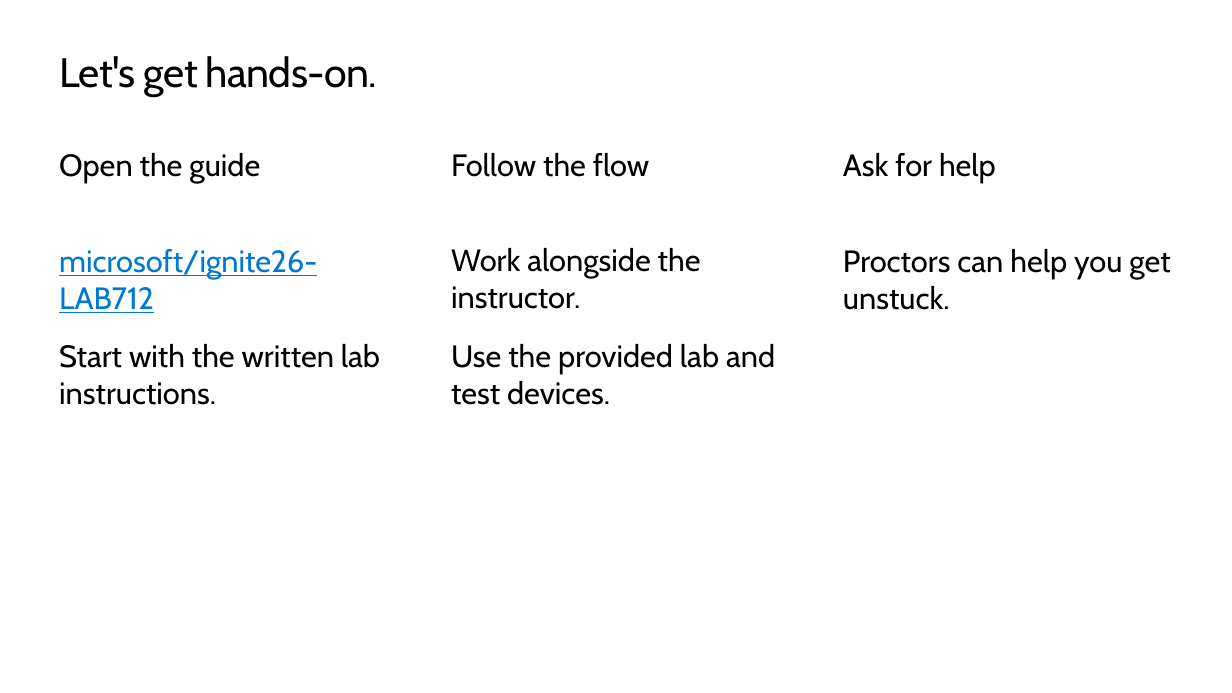
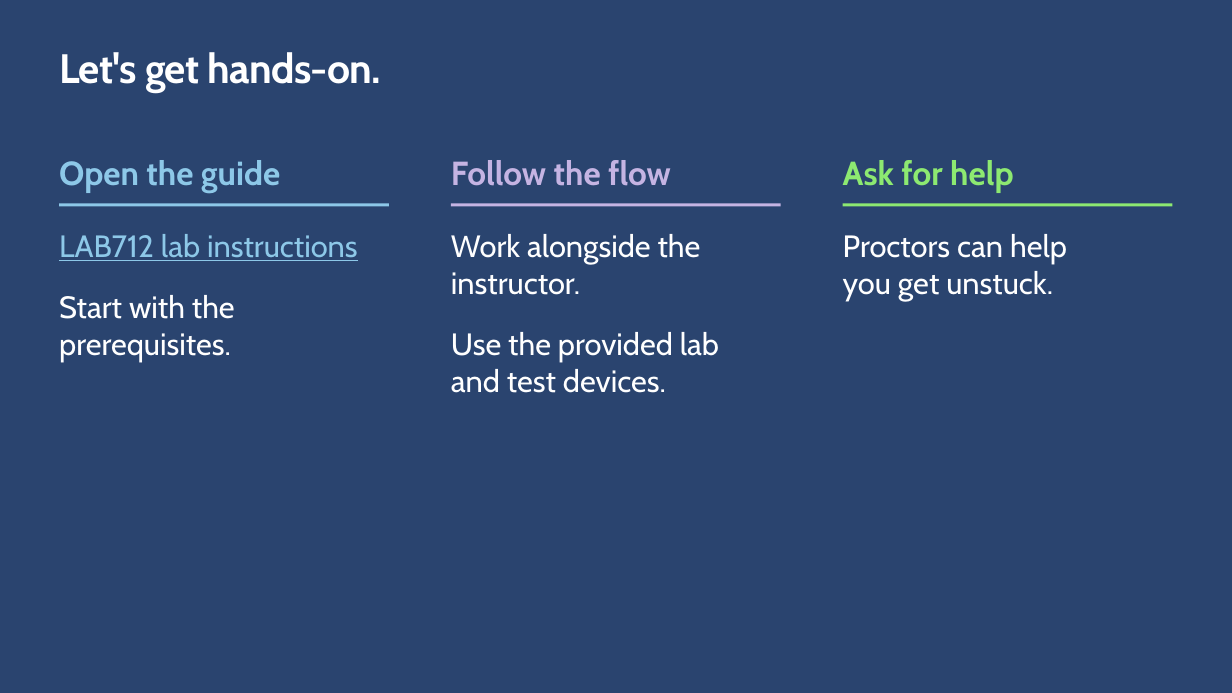
Before and after one commit to microsoft/ignite26-LAB712, a slide deck: slide 5 of docs/slides/LAB712-context-Ignite-2026.pptx (slide 7 before the commit). Drawn at 1232x693 pixels with LibreOffice and Linux fonts; fonts in the diff are those of the drawing; background and template pictures are left out. Boxes give left, top, right and bottom in pixels: in the first picture for what was removed or moved away, otherwise in the second. Text is boxed around its words. In the diff, an @@ line names an element or a change of style, - is before the commit and + after.

```diff
--- a/docs/slides/LAB712-context-Ignite-2026.pptx
+++ b/docs/slides/LAB712-context-Ignite-2026.pptx
@@ background #FFFFFF to #2A446F @@
@@ title "Let's get hands-on." at (59, 52, 381, 93): text colour #000000 to #FFFFFF, bold on; more space between paragraphs @@
@@ text "Open the guide": place and size @@
-text "Open the guide" at (59, 153, 260, 182)
+text "Open the guide" at (59, 160, 280, 194)
@@ text "Open the guide" at (59, 160, 280, 194): size 24 to 26 pt, text colour #000000 to #8DC8E8, bold on; more space between paragraphs @@
@@ text "Follow the flow": place and size @@
-text "Follow the flow" at (451, 153, 649, 177)
+text "Follow the flow" at (451, 160, 671, 186)
@@ text "Follow the flow" at (451, 160, 671, 186): size 24 to 26 pt, text colour #000000 to #C5B4E3, bold on; more space between paragraphs @@
@@ text "Ask for help": place and size @@
-text "Ask for help" at (843, 153, 996, 182)
+text "Ask for help" at (843, 160, 1013, 193)
@@ text "Ask for help" at (843, 160, 1013, 193): size 24 to 26 pt, text colour #000000 to #8DE971, bold on; more space between paragraphs @@
@@ rectangle added at (59, 203, 389, 207), fill #8DC8E8 @@
@@ rectangle added at (451, 203, 781, 207), fill #C5B4E3 @@
@@ rectangle added at (843, 203, 1173, 207), fill #8DE971 @@
@@ text at (59, 234, 358, 361): text changed; text colour #000000 to #FFFFFF @@
-microsoft/ignite26-LAB712
-Start with the written lab instructions.
+LAB712 lab instructions
+Start with the prerequisites.
@@ text "Work alongside the instructor.": place and size @@
-text "Work alongside the instructor." at (451, 248, 775, 405)
+text "Work alongside the instructor." at (451, 234, 719, 393)
@@ text "Work alongside the instructor." at (451, 234, 719, 393): text colour #000000 to #FFFFFF; more space between paragraphs @@
@@ text "Proctors can help you get ..." at (843, 234, 1067, 300): text colour #000000 to #FFFFFF; more space between paragraphs @@
@@ text "Proctors can help you get ...": place and size @@
-text "Proctors can help you get ..." at (843, 249, 1170, 310)
+text "Proctors can help you get ..." at (843, 234, 1067, 300)
```
Also in this commit, not shown: 5 other slides changed, 2 slides removed, 2 other files.
